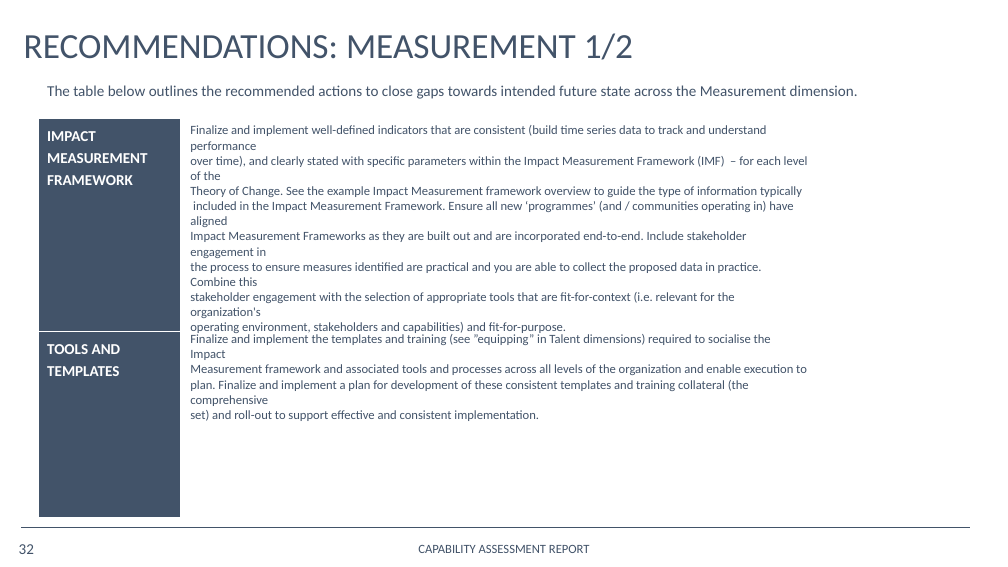
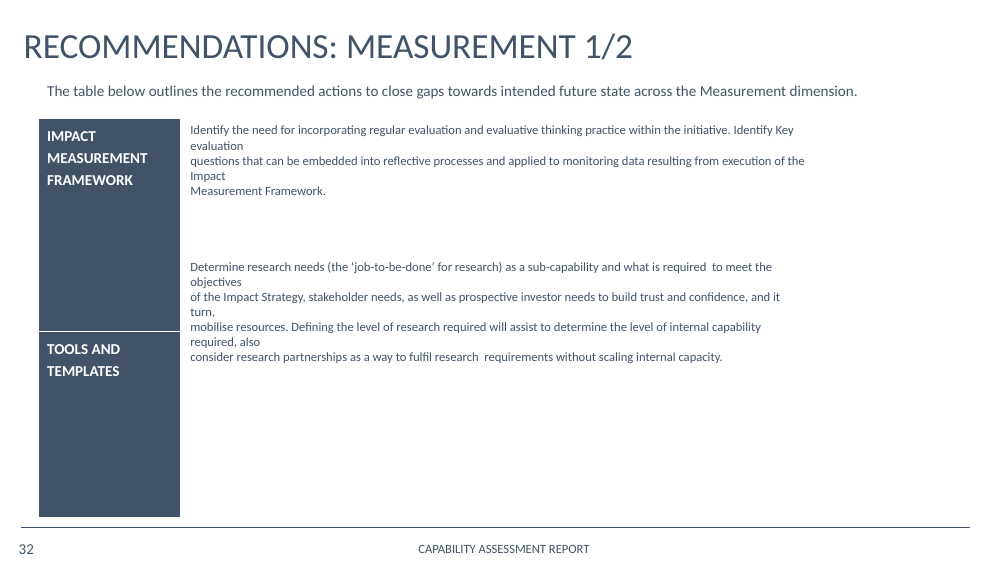
Before and after one commit to opus-meum/power-automate, a slide deck: slide 32 of Capability Assessment Report.pptx. Drawn at 1008x567 pixels with LibreOffice and Linux fonts; fonts in the diff are those of the drawing; background and template pictures are left out. Boxes give left, top, right and bottom in pixels: in the first picture for what was removed or moved away, otherwise in the second. Text is boxed around its words. In the diff, an @@ line names an element or a change of style, - is before the commit and + after.

```diff
--- a/Capability Assessment Report.pptx
+++ b/Capability Assessment Report.pptx
@@ text at [190, 125, 805, 195]: text changed @@
-Finalize and implement well-defined indicators that are consistent (build time series data to track and understand performance
-over time), and clearly stated with specific parameters within the Impact Measurement Framework (IMF) – for each level of the
-Theory of Change. See the example Impact Measurement framework overview to guide the type of information typically
-included in the Impact Measurement Framework. Ensure all new ‘programmes’ (and / communities operating in) have aligned
-Impact Measurement Frameworks as they are built out and are incorporated end-to-end. Include stakeholder engagement in
-the process to ensure measures identified are practical and you are able to collect the proposed data in practice. Combine this
-stakeholder engagement with the selection of appropriate tools that are fit-for-context (i.e. relevant for the organization's
-operating environment, stakeholders and capabilities) and fit-for-purpose.
+Identify the need for incorporating regular evaluation and evaluative thinking practice within the initiative. Identify Key evaluation
+questions that can be embedded into reflective processes and applied to monitoring data resulting from execution of the Impact
+Measurement Framework.
@@ text at [190, 262, 780, 363]: text changed @@
-Finalize and implement the templates and training (see ”equipping” in Talent dimensions) required to socialise the Impact
-Measurement framework and associated tools and processes across all levels of the organization and enable execution to
-plan. Finalize and implement a plan for development of these consistent templates and training collateral (the comprehensive
-set) and roll-out to support effective and consistent implementation.
+Determine research needs (the ‘job-to-be-done’ for research) as a sub-capability and what is required to meet the objectives
+of the Impact Strategy, stakeholder needs, as well as prospective investor needs to build trust and confidence, and it turn,
+mobilise resources. Defining the level of research required will assist to determine the level of internal capability required, also
+consider research partnerships as a way to fulfil research requirements without scaling internal capacity.
```
Also in this commit, not shown: 13 other slides changed, 10 other files.
